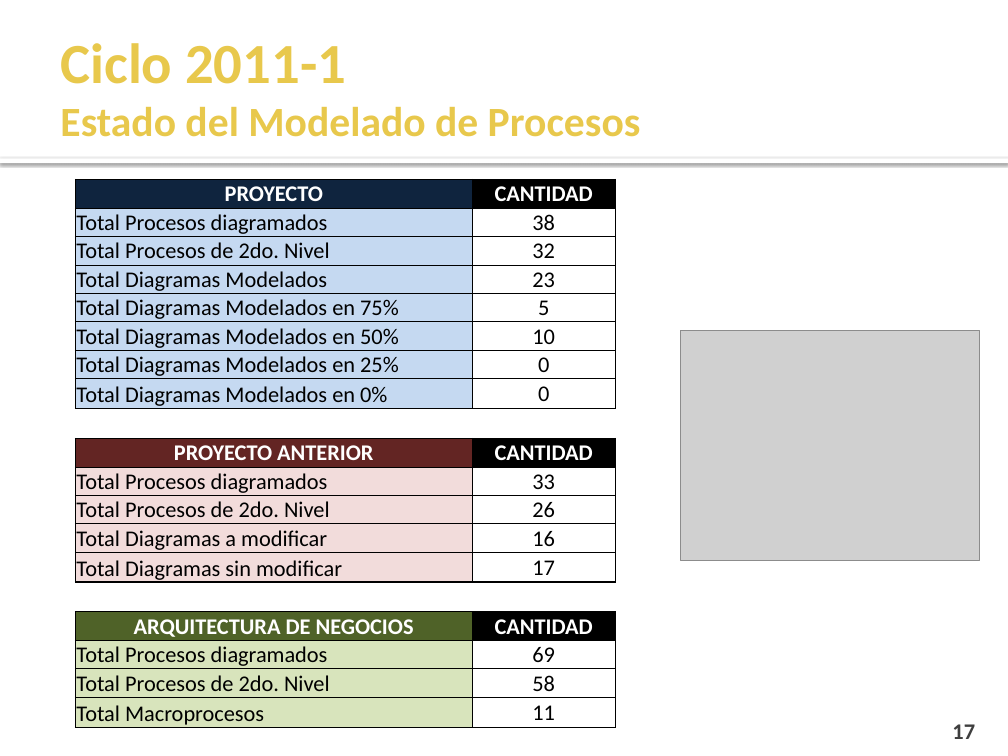
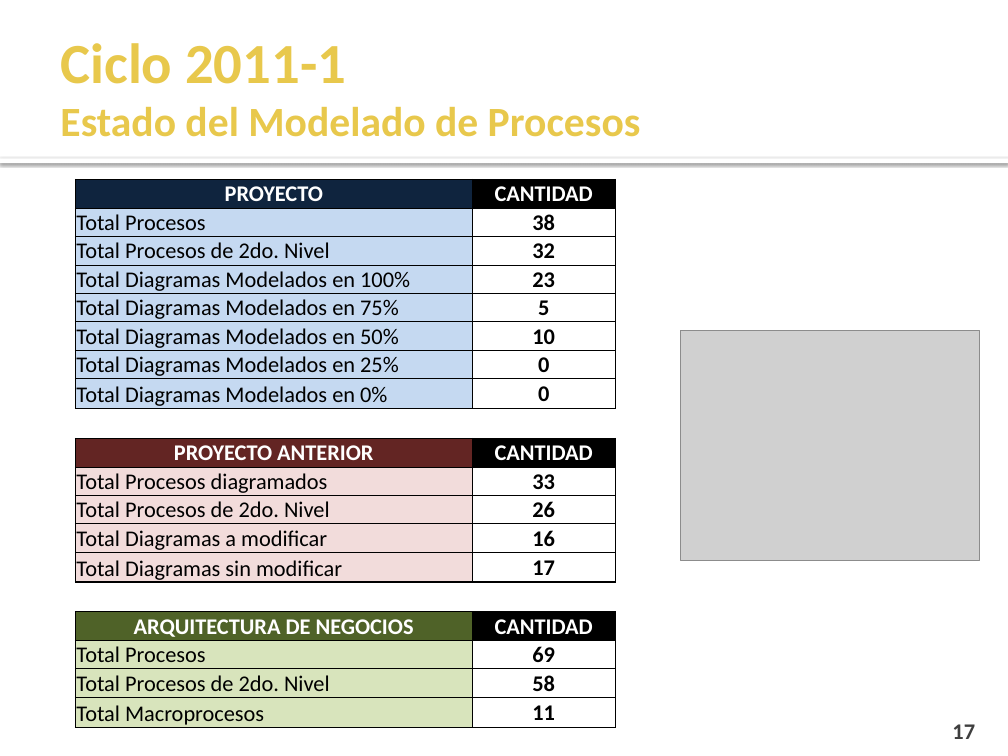
Before and after one commit to cms/proyecto-fya, a slide deck: slide 17 of Presentacion Final Ciclo 2011-1/Presentación Semana 17.pptx. Drawn at 1008x756 pixels with LibreOffice and Linux fonts; fonts in the diff are those of the drawing; grey boxes stand for pictures; background and template pictures are left out. Boxes give left, top, right and bottom in pixels: in the first picture for what was removed or moved away, otherwise in the second. Text is boxed around its words. In the diff, an @@ line names an element or a change of style, - is before the commit and + after.

```diff
--- a/Presentacion Final Ciclo 2011-1/Presentación Semana 17.pptx
+++ b/Presentacion Final Ciclo 2011-1/Presentación Semana 17.pptx
@@ table at bbox=[76, 179, 616, 729] @@
-row 2, column 1: Total Procesos diagramados
+row 2, column 1: Total Procesos
-row 4, column 1: Total Diagramas Modelados
+row 4, column 1: Total Diagramas Modelados en 100%
-row 17, column 1: Total Procesos diagramados
+row 17, column 1: Total Procesos
@@ bold on in "38", "32", "23", "5" and 10 more places @@
```
Also in this commit, not shown: 12 other slides changed.
